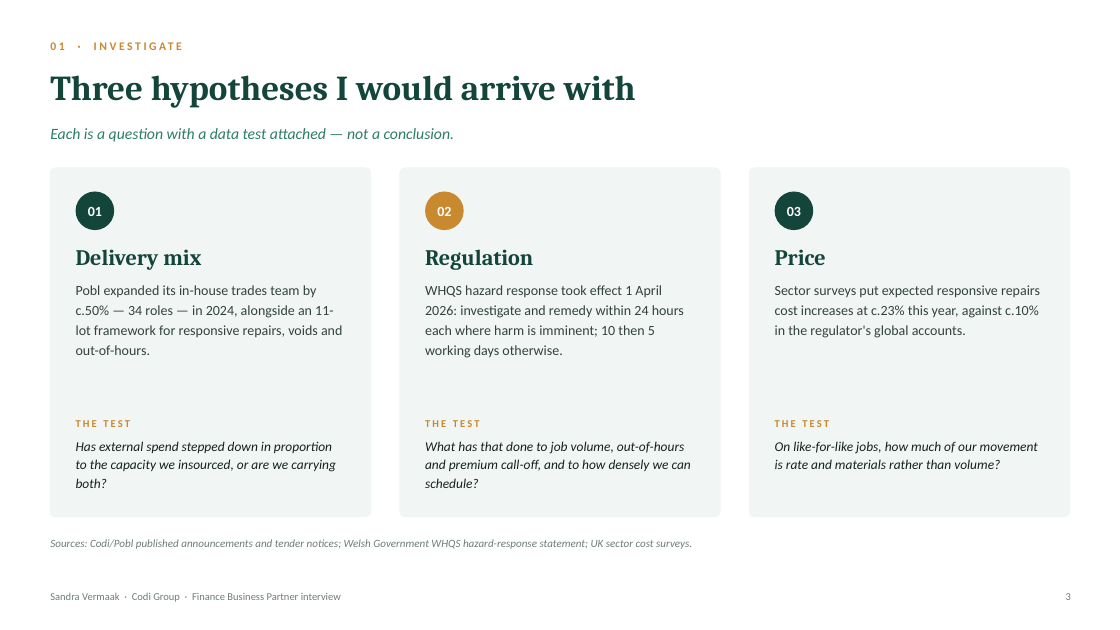
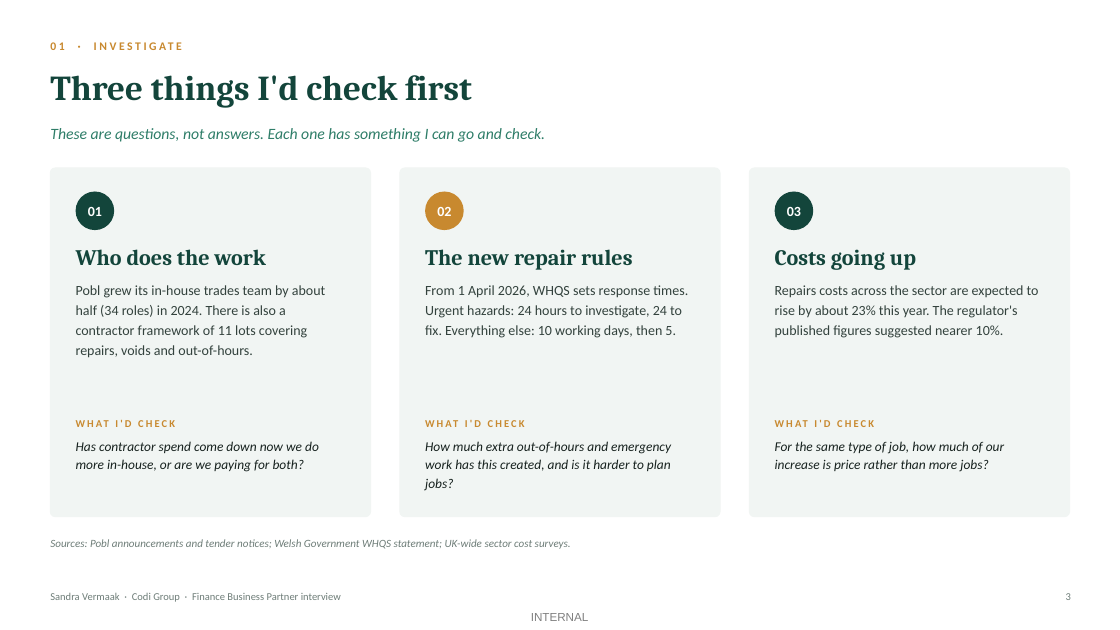
Before and after one commit to JustusVermaakSkystrm/rugby-rwc-2027, a slide deck: slide 3 of briefings/Codi_Presentation_Sandra_Vermaak.pptx. Drawn at 1120x630 pixels with LibreOffice and Linux fonts; fonts in the diff are those of the drawing. Boxes give left, top, right and bottom in pixels: in the first picture for what was removed or moved away, otherwise in the second. Text is boxed around its words. In the diff, an @@ line names an element or a change of style, - is before the commit and + after.

```diff
--- a/briefings/Codi_Presentation_Sandra_Vermaak.pptx
+++ b/briefings/Codi_Presentation_Sandra_Vermaak.pptx
@@ text at (50,75,472,108): text changed @@
-Three hypotheses I would arrive with
+Three things I'd check first
@@ text at (50,128,545,142): text changed @@
-Each is a question with a data test attached — not a conclusion.
+These are questions, not answers. Each one has something I can go and check.
@@ text at (76,249,265,265): text changed @@
-Delivery mix
+Who does the work
@@ text at (425,249,633,270): text changed @@
-Regulation
+The new repair rules
@@ text at (775,249,916,270): text changed @@
-Price
+Costs going up
@@ text at (76,285,325,358): text changed @@
-Pobl expanded its in-house trades team by c.50% — 34 roles — in 2024, alongside an 11-lot framework for responsive repairs, voids and out-of-hours.
+Pobl grew its in-house trades team by about half (34 roles) in 2024. There is also a contractor framework of 11 lots covering repairs, voids and out-of-hours.
@@ text at (425,285,688,338): text changed @@
-WHQS hazard response took effect 1 April 2026: investigate and remedy within 24 hours each where harm is imminent; 10 then 5 working days otherwise.
+From 1 April 2026, WHQS sets response times. Urgent hazards: 24 hours to investigate, 24 to fix. Everything else: 10 working days, then 5.
@@ text at (775,285,1039,338): text changed @@
-Sector surveys put expected responsive repairs cost increases at c.23% this year, against c.10% in the regulator's global accounts.
+Repairs costs across the sector are expected to rise by about 23% this year. The regulator's published figures suggested nearer 10%.
@@ text at (76,441,319,472): text changed @@
-Has external spend stepped down in proportion to the capacity we insourced, or are we carrying both?
+Has contractor spend come down now we do more in-house, or are we paying for both?
@@ text at (115,420,132,427): text changed @@
-THE TEST
+WHAT I'D CHECK
@@ text at (425,441,671,490): text changed @@
-What has that done to job volume, out-of-hours and premium call-off, and to how densely we can schedule?
+How much extra out-of-hours and emergency work has this created, and is it harder to plan jobs?
@@ text at (465,420,481,427): text changed @@
-THE TEST
+WHAT I'D CHECK
@@ text at (775,441,1004,472): text changed @@
-On like-for-like jobs, how much of our movement is rate and materials rather than volume?
+For the same type of job, how much of our increase is price rather than more jobs?
@@ text at (814,420,831,427): text changed @@
-THE TEST
+WHAT I'D CHECK
@@ text at (50,539,571,549): text changed @@
-Sources: Codi/Pobl published announcements and tender notices; Welsh Government WHQS hazard-response statement; UK sector cost surveys.
+Sources: Pobl announcements and tender notices; Welsh Government WHQS statement; UK-wide sector cost surveys.
@@ text added at (531,613,589,621), 10 pt, text #000000 at 50% opacity @@
+INTERNAL
```
Also in this commit, not shown: 6 other slides changed, 1 other file.
